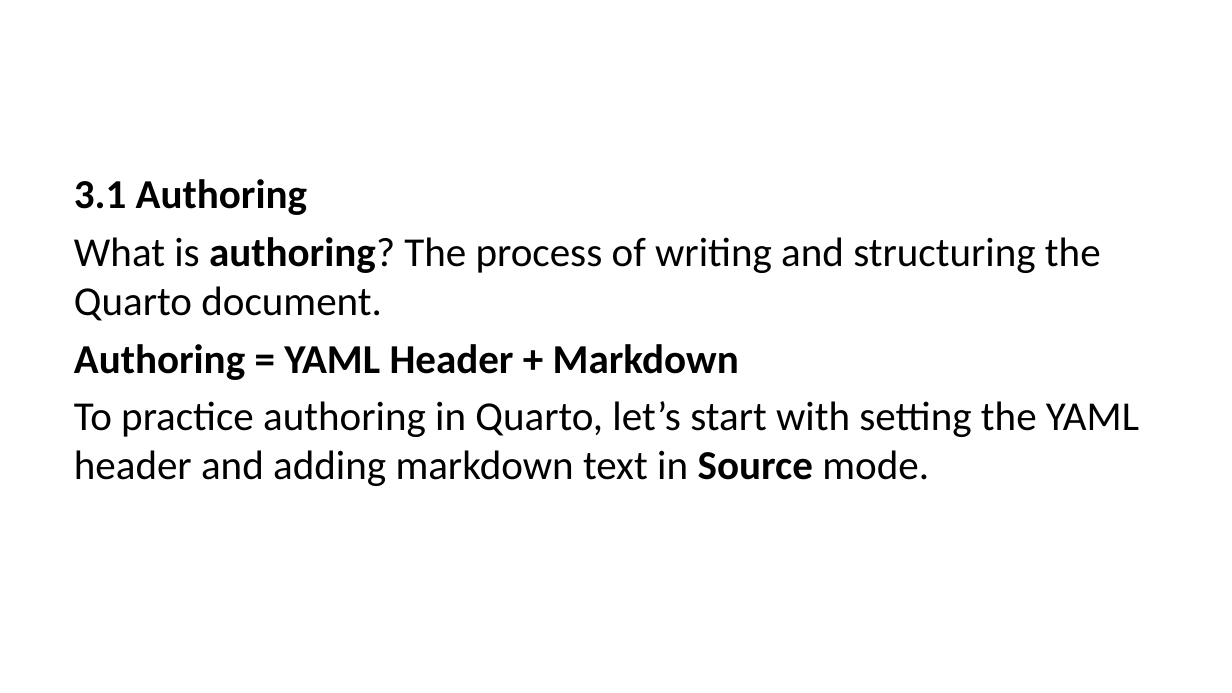
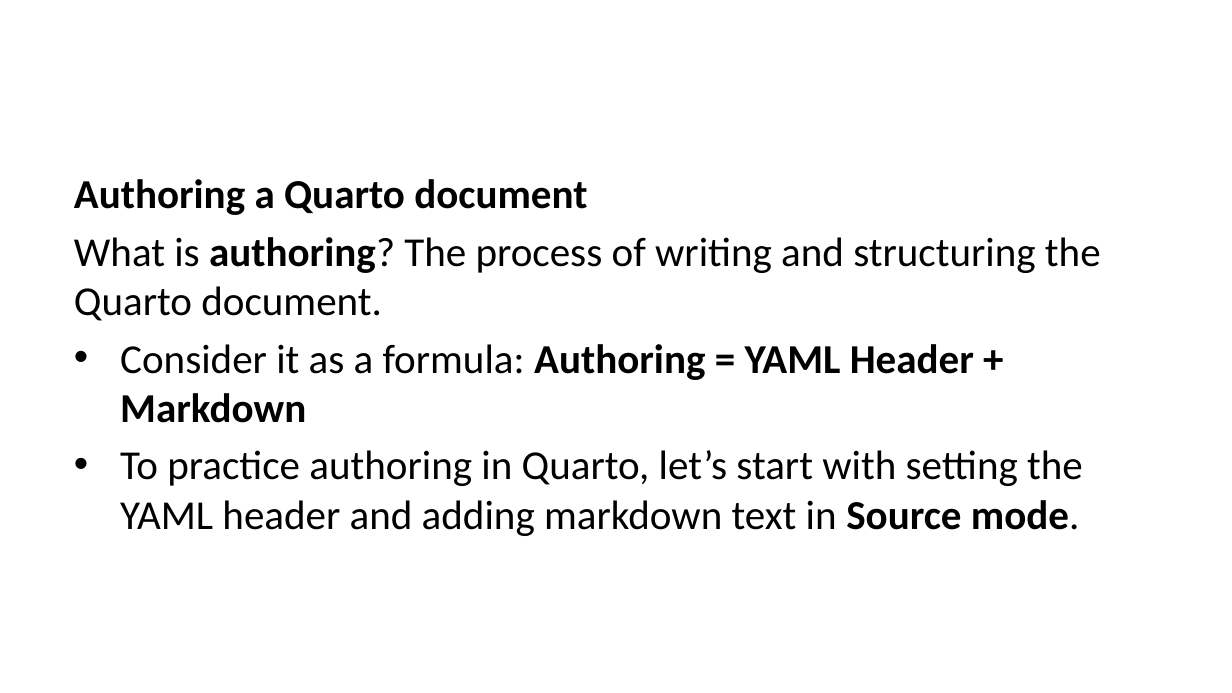
Before and after one commit to lmu-osc/train-the-trainer-student-track-OS, a slide deck: slide 19 of _site/materials/OS-M3/OS-M3-S6-Quarto/OS-M3-S6-Quarto-slides.pptx (slide 20 before the commit). Drawn at 1232x693 pixels with LibreOffice and Linux fonts; fonts in the diff are those of the drawing. Boxes give left, top, right and bottom in pixels: in the first picture for what was removed or moved away, otherwise in the second. Text is boxed around its words. In the diff, an @@ line names an element or a change of style, - is before the commit and + after.

```diff
--- a/_site/materials/OS-M3/OS-M3-S6-Quarto/OS-M3-S6-Quarto-slides.pptx
+++ b/_site/materials/OS-M3/OS-M3-S6-Quarto/OS-M3-S6-Quarto-slides.pptx
@@ text at box(74, 179, 587, 215): text changed @@
-3.1 Authoring
+Authoring a Quarto document
@@ text at box(120, 344, 974, 423): text changed @@
-Authoring = YAML Header + Markdown
+• Consider it as a formula: Authoring = YAML Header + Markdown
@@ text at box(120, 450, 1083, 536): bold on in "mode."; bullet none to • @@
```
Also in this commit, not shown: 49 other slides changed, 2 slides added, 2 slides removed, 36 other files.
